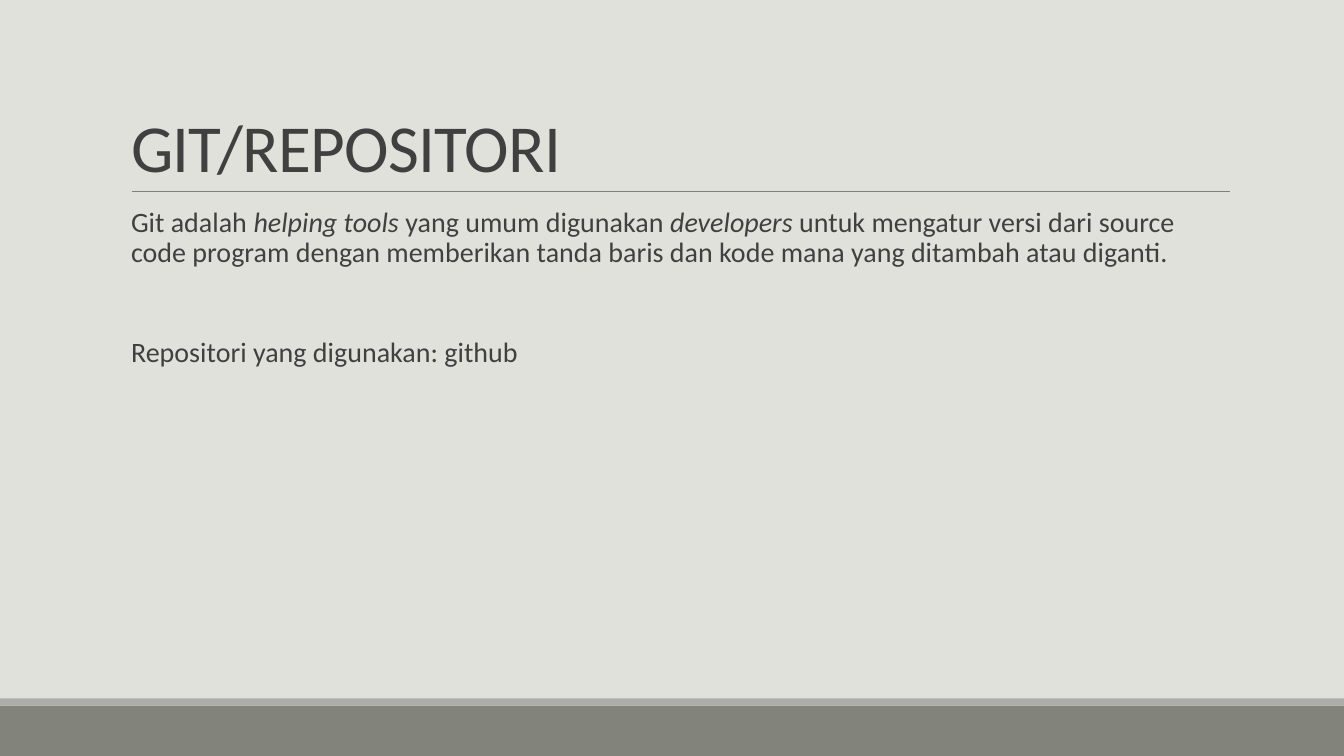
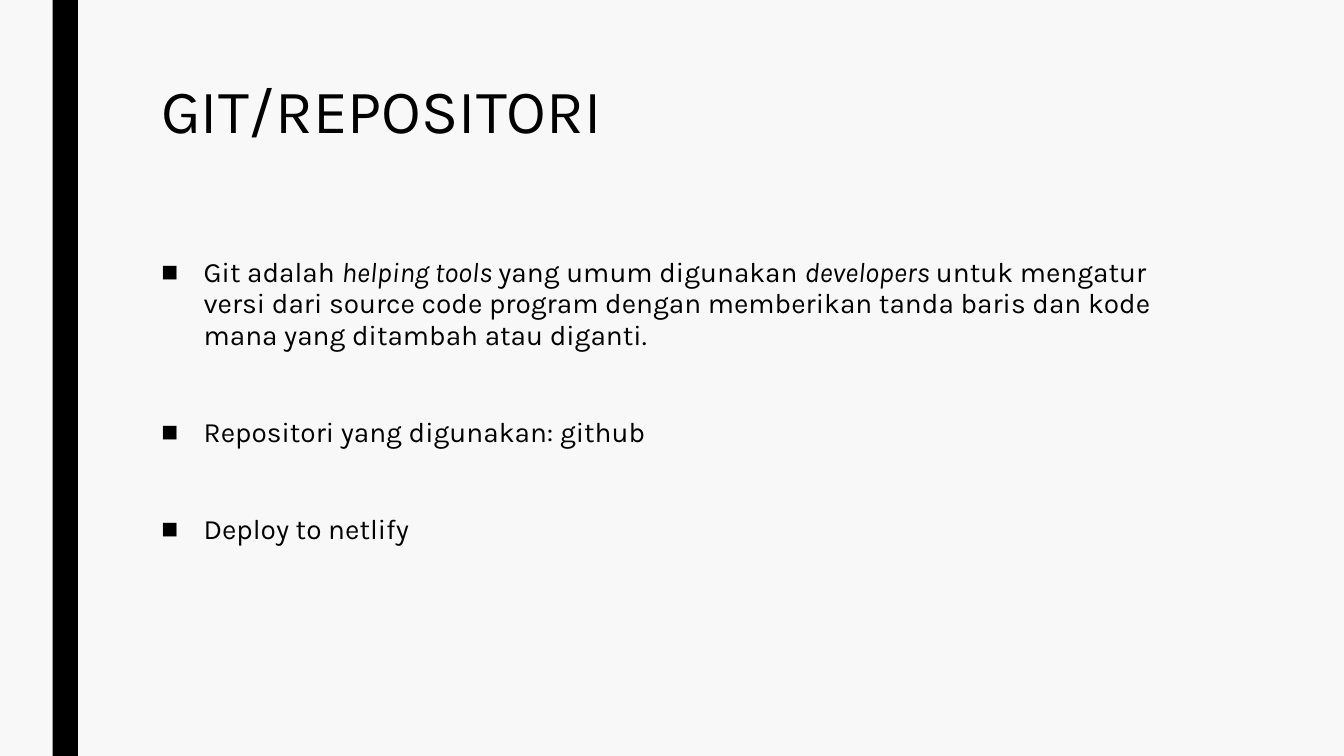
Before and after one commit to annisaaadindra/quotes-web-app, a slide deck: slide 6 of Annisaa Adindra Daulay.pptx. Drawn at 1344x756 pixels with LibreOffice and Linux fonts; fonts in the diff are those of the drawing. Boxes give left, top, right and bottom in pixels: in the first picture for what was removed or moved away, otherwise in the second. Text is boxed around its words. In the diff, an @@ line names an element or a change of style, - is before the commit and + after.

```diff
--- a/Annisaa Adindra Daulay.pptx
+++ b/Annisaa Adindra Daulay.pptx
@@ background #E1E1DB to #F8F8F8 @@
@@ rectangle added at <box>52,0,78,756</box>, fill #000000 @@
@@ title "GIT/REPOSITORI": place and size @@
-title "GIT/REPOSITORI" at <box>131,125,561,175</box>
+title "GIT/REPOSITORI" at <box>161,88,601,138</box>
@@ title "GIT/REPOSITORI" at <box>161,88,601,138</box>: size 48 to 44 pt, font Calibri to Karla, text colour #404040 to #000000, letter spacing -0.5 to 0 pt; line spacing 0.85 to 0.89; vertical alignment bottom to top @@
@@ line removed from (132, 192) to (1231, 192) @@
@@ text "Git adalah helping tools yang ...": place and size @@
-text "Git adalah helping tools yang ..." at <box>131,212,1175,367</box>
+text "Git adalah helping tools yang ..." at <box>204,262,1150,546</box>
@@ text at <box>204,262,1150,449</box>: font Calibri to Karla, text colour #404040 to #000000; bullet   to ■; line spacing 0.9 to 0.94; less space between paragraphs @@
@@ text at <box>204,519,409,546</box>: paragraph added @@
+■ Deploy to netlify
@@ rectangle removed at <box>0,706,1344,756</box> @@
@@ rectangle removed at <box>0,699,1344,706</box> @@
```
Also in this commit, not shown: 7 other slides changed, 1 other file.
